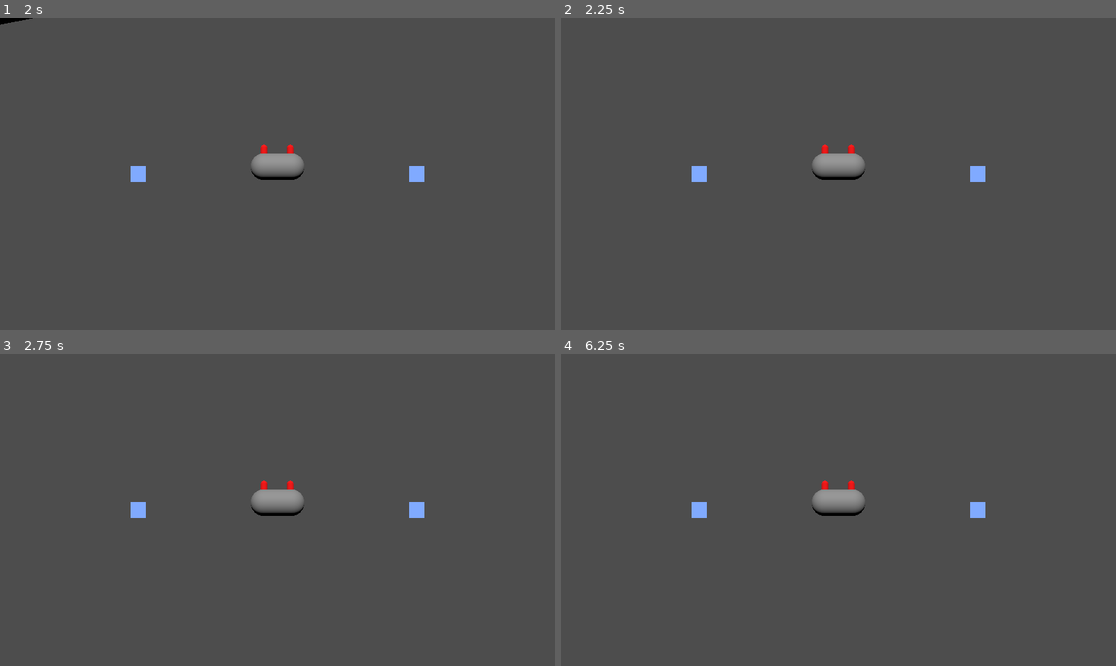
Above: before the commit, frames 1-4 (two rows, left to right).
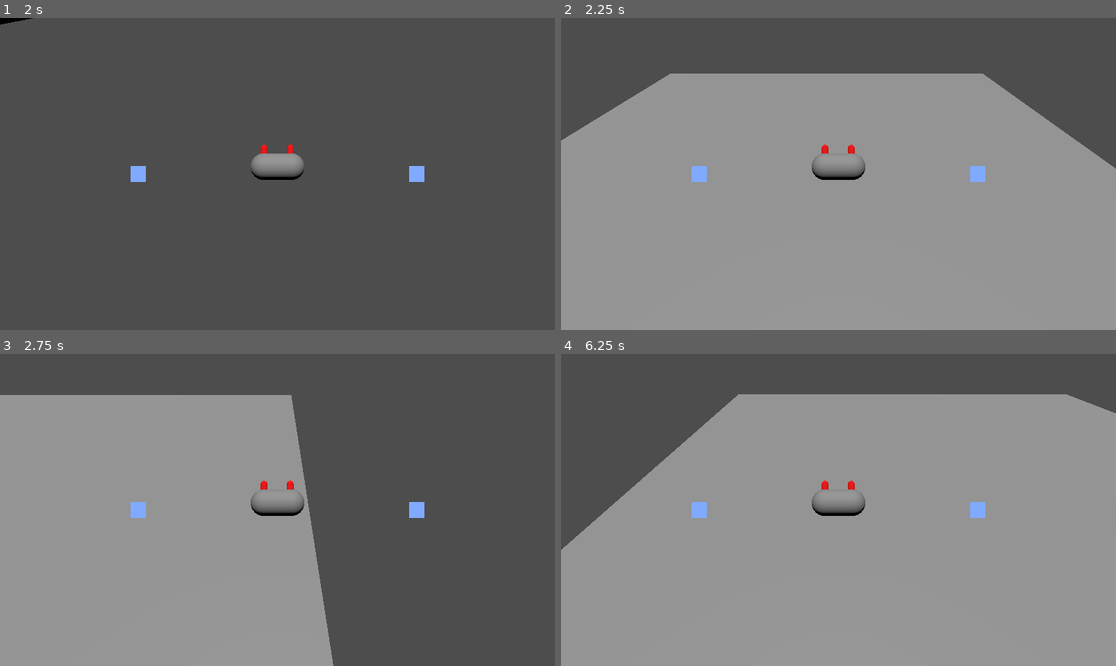
Above: after the commit, the same moments.

Repository: romeshdev/GGJ25
Game: Godot game, scene res://game/RootGame.tscn
Same seed, same stepped clock (60 frames per second), same inputs: the game is played once before the commit and once after it.
Inputs:
- Up to frame 1 (2 s): tap Enter (ui_accept) at 0.5, 0.77, 1.52 s; hold D (crab_strafe_right) 0.53-1.28 s; hold E 0.53-1.28 s; hold Down (ui_down) from 1.28 s (still down); tap Q at 1.35 s
- Up to frame 2 (2.25 s): release Down (ui_down) at 2.03 s; hold D (crab_strafe_right) from 2.03 s (still down); hold E from 2.03 s (still down)
- Up to frame 3 (2.75 s): keep holding D (crab_strafe_right); keep holding E
- Up to frame 4 (6.25 s): release D (crab_strafe_right) at 2.78 s; release E at 2.78 s; hold Up (ui_up) 2.78-3.53 s; tap Q at 2.85, 4.35, 5.85 s; tap Enter (ui_accept) at 3.02, 3.77, 4.52, 6.02 s; hold E 3.53-4.28 s; hold A (crab_strafe_left) 3.53-5.03 s; hold Down (ui_down) 5.03-5.78 s; hold E 5.03-5.78 s; hold D (crab_strafe_right) from 5.78 s (still down)

Frame 1 is identical in both runs. In frame 2, 75% of the frame differs, in the area x 0-100%, y 17-100%; in frame 3, 48%; in frame 4, 78%, in the area x 0-100%, y 12-100%.

Commit message:
crab respawn

Diff:
--- a/crab/CrabBehaviour.gd
+++ b/crab/CrabBehaviour.gd
@@ -10,6 +10,11 @@
 
 var rotation_speed : float = 0.0
 var input_rotation : float = 0.0
+
+func _process(delta):
+	# Restore position
+	if position.y < -5:
+		position = Vector3.UP * 3
 
 func _physics_process(delta):
 	# Fall down
@@ -44,4 +49,5 @@
 	velocity.x = move_toward(velocity.x, 0, deceleration)
 	velocity.z = move_toward(velocity.z, 0, deceleration)
 
+ 	# Update position
 	move_and_slide()
